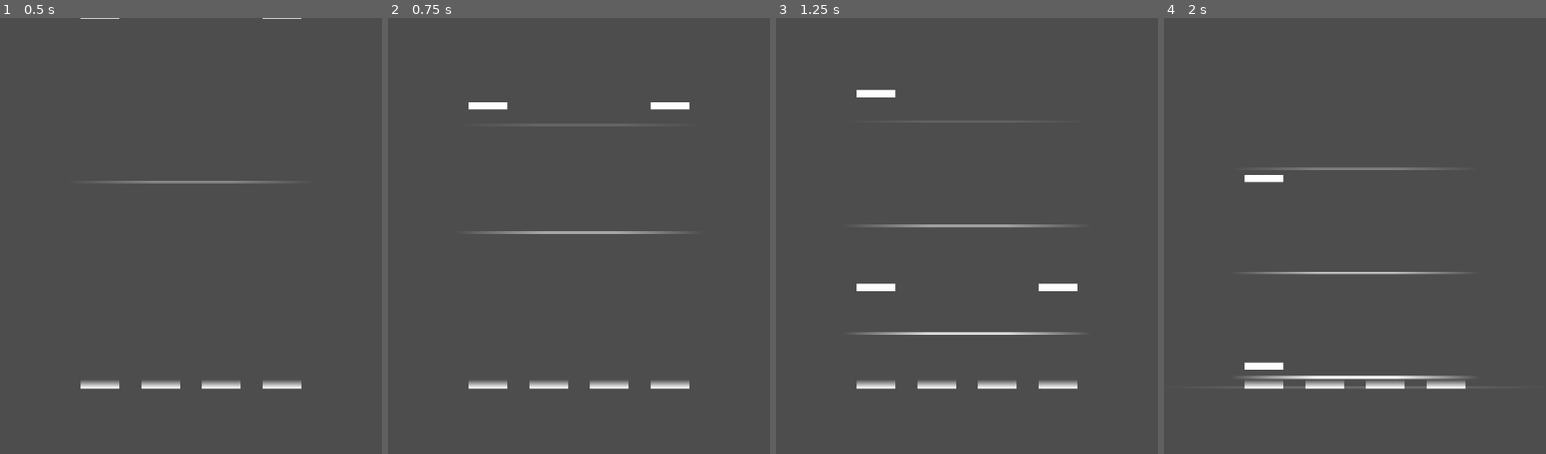
Above: before the commit, frames 1-4 (left to right).
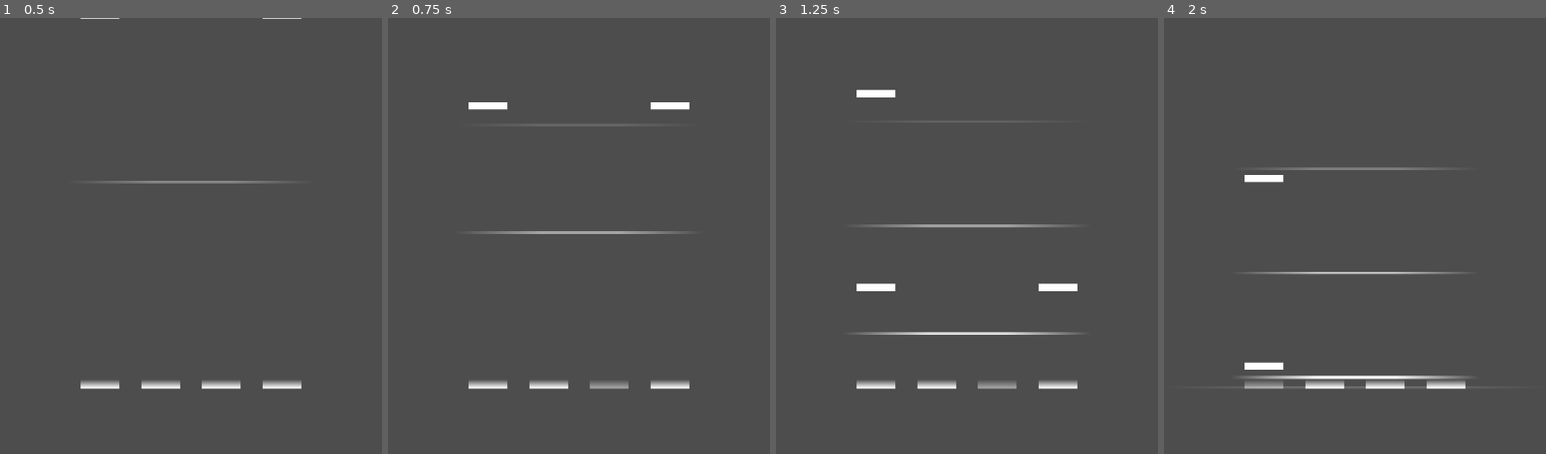
Above: after the commit, the same moments.

Repository: qvap/QV-Rhythm
Game: Godot game, scene res://Scenes/GameSpace.tscn
Same seed, same stepped clock (60 frames per second), same inputs: the game is played once before the commit and once after it. Sound files missing from this copy of the repository are replaced by a short silence.
Inputs:
- Up to frame 1 (0.5 s): no input
- Up to frame 2 (0.75 s): tap Enter at 0.5 s; hold J (2K_Right, bound only after the commit) from 0.53 s (still down); tap Space (3K_Center, bound only after the commit) at 0.6 s
- Up to frame 3 (1.25 s): keep holding J (2K_Right, bound only after the commit)
- Up to frame 4 (2 s): release J (2K_Right, bound only after the commit) at 1.28 s; hold D (2K_Left, bound only after the commit) from 1.28 s (still down); tap Space (3K_Center, bound only after the commit) at 1.35 s

Frame 1 is identical in both runs. In frame 2, 0.2% of the frame differs, in the area x 52-63%, y 83-86%; in frame 3, 0.2%; in frame 4, 0.2%.

Commit message:
Можно тыкать ноты!!!!!!!!

Diff:
--- a/Scripts/Autoload/Conductor.gd
+++ b/Scripts/Autoload/Conductor.gd
@@ -12,10 +12,6 @@
 # Да, это не очень хорошо, но тем самым мы можем репортить эти переменные асинхронно
 
 # ЭКСПОРТЫ
-
-# Впихну в начало кода все переменные для нот
-const NOTE_FRAMES := 10
-const NOTE_ZONE := NOTE_FRAMES / 60.0 # если 60 fps (но в _physics_process и так)
 
 # Экспорт переменных для удобной настройки
 @export_group("Conductor")
--- a/Scripts/Autoload/Global.gd
+++ b/Scripts/Autoload/Global.gd
@@ -4,4 +4,12 @@
 
 const NOTE_SPEED_CONSTANT := 1.0
 
-@export var CURRENT_NOTE_SPEED := 1.0 # подгружаются значения из mapdata
+# Подгружаются значения из mapdata
+@export var CURRENT_NOTE_SPEED := 1.0
+@export var CURRENT_CHART_SIZE := 4
+
+@export var CORRESPONDING_INPUTS : Dictionary = { #в зависимости от chart_size
+	2: ["2K_Left", "2K_Right"],
+	3: ["3K_Left", "3K_Center", "3K_Left"],
+	4: ["4K_Left", "4K_Center_Left", "4K_Center_Right", "4K_Right"]
+}
--- /dev/null
+++ b/Scripts/Autoload/Scoring.gd
@@ -0,0 +1,12 @@
+extends Node
+class_name Score
+
+# Скрипт для отслеживания попаданий по ноте в тайминг (и последующий счёт очков)
+
+const NOTE_ZONE_UNITS := 5 # количество фреймов (при 60 fps физики), при которых засчитывается попадание
+const NOTE_ZONE := NOTE_ZONE_UNITS / 60.0 # значение будет плавать, если fps физики выставлен не 60, но и ладно
+
+func check_note_zone(note_hit_time: float) -> bool:
+	if sign(note_hit_time - Conductor.chart_position) == 1:
+		return note_hit_time - Conductor.chart_position < NOTE_ZONE
+	return Conductor.chart_position - note_hit_time < NOTE_ZONE
--- a/Scripts/GameSpace.gd
+++ b/Scripts/GameSpace.gd
@@ -13,7 +13,9 @@
 func load_game(custom_map_folder_name: String) -> void:
 	var mapdata = Tools.parse_json("res://CustomMaps/"+custom_map_folder_name+"/mapdata.json")
 
+	# Добавляет нужные значения в Global для простого отслеживания
 	Global.CURRENT_NOTE_SPEED = mapdata["note_speed"]
+	Global.CURRENT_CHART_SIZE = mapdata["chart_size"]
 
 	instantiate_roads(mapdata["chart_size"])
 
--- a/Scripts/Notes/Road.gd
+++ b/Scripts/Notes/Road.gd
@@ -1,5 +1,7 @@
 extends Node2D
 class_name Road
+
+# Скрипт дороги, отвечающий за засчитывание ударов по нотам
 
 @export_group("Road")
 @export_enum("First", "Second", "Third", "Fourth", "Fifth", "Sixth") var road_index: int
@@ -9,13 +11,47 @@
 @onready var NOTEHOLDER := $NoteHolder
 var NOTESPAWN_POSITION : Vector2
 var ROAD_POSITION_MARKER : Marker2D
+var NOTES_TO_HIT : Array # Список нот, которые находятся в зоне удара
+var ALL_NOTES: Array # Список всех появляющихся нот
 
 func _ready() -> void:
 	NOTESPAWN_POSITION = NOTESPAWN.position
 
 func _process(_delta) -> void:
+	if Input.is_action_pressed(Global.CORRESPONDING_INPUTS[Global.CURRENT_CHART_SIZE][road_index]):
+		$Sprite2D.modulate.a = 0.5
+	else: $Sprite2D.modulate.a = 1.0
 	position = ROAD_POSITION_MARKER.position
+
+func _physics_process(_delta) -> void:
+	if len(ALL_NOTES) != 0:
+		if Scoring.check_note_zone(ALL_NOTES[0].SPAWN_TIME + Conductor.note_speed):
+			NOTES_TO_HIT.push_back(ALL_NOTES[0])
+			ALL_NOTES.remove_at(0)
+	if len(NOTES_TO_HIT) != 0:
+		if !Scoring.check_note_zone(NOTES_TO_HIT[0].SPAWN_TIME + Conductor.note_speed):
+			var note = NOTES_TO_HIT[0]
+			NOTES_TO_HIT.remove_at(0)
+			note.queue_free()
+			print('miss')
+
+func check_note_hit() -> void:
+	print('hit')
+	var note = NOTES_TO_HIT[0]
+	NOTES_TO_HIT.remove_at(0)
+	note.queue_free()
 
 func spawn_note() -> void:
 	var note_instantiate = TAPNOTE.instantiate()
+	ALL_NOTES.push_back(note_instantiate)
 	NOTEHOLDER.add_child(note_instantiate)
+
+func _unhandled_input(event) -> void:
+	if event.is_action_pressed(Global.CORRESPONDING_INPUTS[Global.CURRENT_CHART_SIZE][road_index]):
+		road_input(true)
+
+func road_input(is_pressed: bool) -> void:
+	if is_pressed:
+		if len(NOTES_TO_HIT) == 0:
+			return
+		check_note_hit()
--- a/Scripts/Notes/TapNote.gd
+++ b/Scripts/Notes/TapNote.gd
@@ -3,6 +3,7 @@
 
 @onready var SKIN := $Skin
 var SPAWN_POSITION : Vector2
+var SPAWN_TIME := Conductor.chart_position
 var ROAD : Node2D
 var DISTANCE_TO_HIT : float
 var NOTE_SPEED : float # скорость в пикселях до удара
--- a/project.godot
+++ b/project.godot
@@ -23,6 +23,7 @@
 Tools="*res://Scripts/Autoload/Tools.gd"
 Conductor="*res://Scenes/Autoload/Conductor.tscn"
 Settings="*res://Scripts/Autoload/Settings.gd"
+Scoring="*res://Scripts/Autoload/Scoring.gd"
 
 [display]
 
@@ -35,6 +36,54 @@
 import/blender/enabled=false
 import/fbx/enabled=false
 
+[input]
+
+2K_Left={
+"deadzone": 0.5,
+"events": [Object(InputEventKey,"resource_local_to_scene":false,"resource_name":"","device":0,"window_id":0,"alt_pressed":false,"shift_pressed":false,"ctrl_pressed":false,"meta_pressed":false,"pressed":false,"keycode":0,"physical_keycode":68,"key_label":0,"unicode":0,"echo":false,"script":null)
+]
+}
+2K_Right={
+"deadzone": 0.5,
+"events": [Object(InputEventKey,"resource_local_to_scene":false,"resource_name":"","device":-1,"window_id":0,"alt_pressed":false,"shift_pressed":false,"ctrl_pressed":false,"meta_pressed":false,"pressed":false,"keycode":0,"physical_keycode":74,"key_label":0,"unicode":106,"echo":false,"script":null)
+]
+}
+3K_Left={
+"deadzone": 0.5,
+"events": [Object(InputEventKey,"resource_local_to_scene":false,"resource_name":"","device":-1,"window_id":0,"alt_pressed":false,"shift_pressed":false,"ctrl_pressed":false,"meta_pressed":false,"pressed":false,"keycode":0,"physical_keycode":68,"key_label":0,"unicode":100,"echo":false,"script":null)
+]
+}
+3K_Center={
+"deadzone": 0.5,
+"events": [Object(InputEventKey,"resource_local_to_scene":false,"resource_name":"","device":-1,"window_id":0,"alt_pressed":false,"shift_pressed":false,"ctrl_pressed":false,"meta_pressed":false,"pressed":false,"keycode":0,"physical_keycode":32,"key_label":0,"unicode":32,"echo":false,"script":null)
+]
+}
+3K_Right={
+"deadzone": 0.5,
+"events": [Object(InputEventKey,"resource_local_to_scene":false,"resource_name":"","device":-1,"window_id":0,"alt_pressed":false,"shift_pressed":false,"ctrl_pressed":false,"meta_pressed":false,"pressed":false,"keycode":0,"physical_keycode":74,"key_label":0,"unicode":106,"echo":false,"script":null)
+]
+}
+4K_Left={
+"deadzone": 0.5,
+"events": [Object(InputEventKey,"resource_local_to_scene":false,"resource_name":"","device":-1,"window_id":0,"alt_pressed":false,"shift_pressed":false,"ctrl_pressed":false,"meta_pressed":false,"pressed":false,"keycode":0,"physical_keycode":68,"key_label":0,"unicode":100,"echo":false,"script":null)
+]
+}
+4K_Center_Left={
+"deadzone": 0.5,
+"events": [Object(InputEventKey,"resource_local_to_scene":false,"resource_name":"","device":-1,"window_id":0,"alt_pressed":false,"shift_pressed":false,"ctrl_pressed":false,"meta_pressed":false,"pressed":false,"keycode":0,"physical_keycode":70,"key_label":0,"unicode":102,"echo":false,"script":null)
+]
+}
+4K_Center_Right={
+"deadzone": 0.5,
+"events": [Object(InputEventKey,"resource_local_to_scene":false,"resource_name":"","device":-1,"window_id":0,"alt_pressed":false,"shift_pressed":false,"ctrl_pressed":false,"meta_pressed":false,"pressed":false,"keycode":0,"physical_keycode":74,"key_label":0,"unicode":106,"echo":false,"script":null)
+]
+}
+4K_Right={
+"deadzone": 0.5,
+"events": [Object(InputEventKey,"resource_local_to_scene":false,"resource_name":"","device":-1,"window_id":0,"alt_pressed":false,"shift_pressed":false,"ctrl_pressed":false,"meta_pressed":false,"pressed":false,"keycode":0,"physical_keycode":75,"key_label":0,"unicode":107,"echo":false,"script":null)
+]
+}
+
 [input_devices]
 
 pointing/emulate_mouse_from_touch=false
